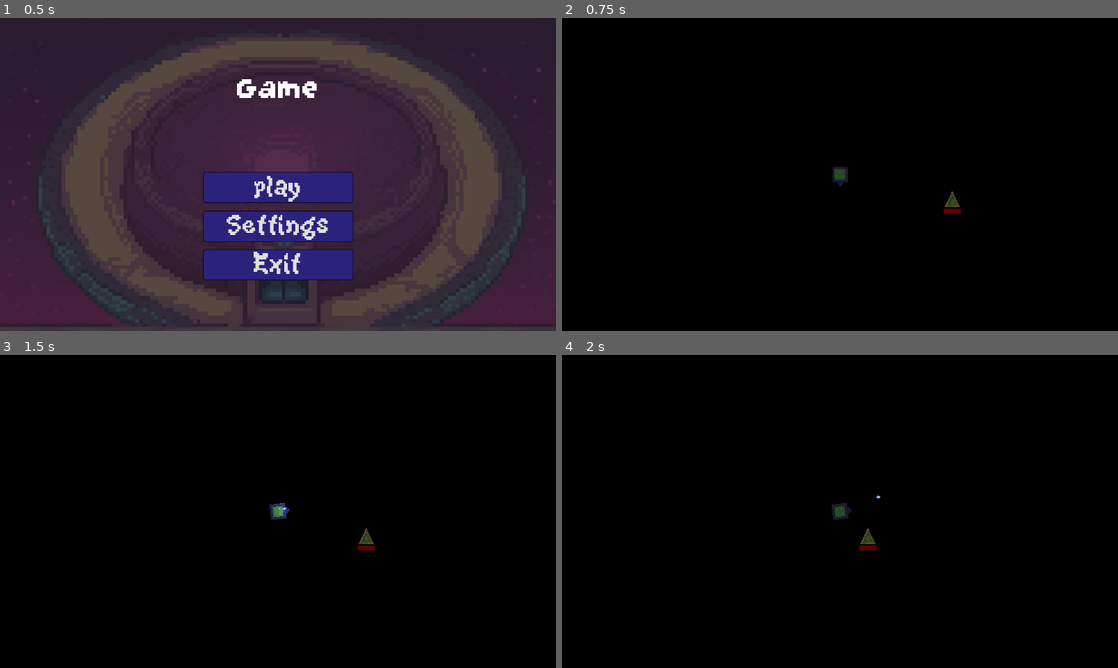
Above: before the commit, frames 1-4 (two rows, left to right).
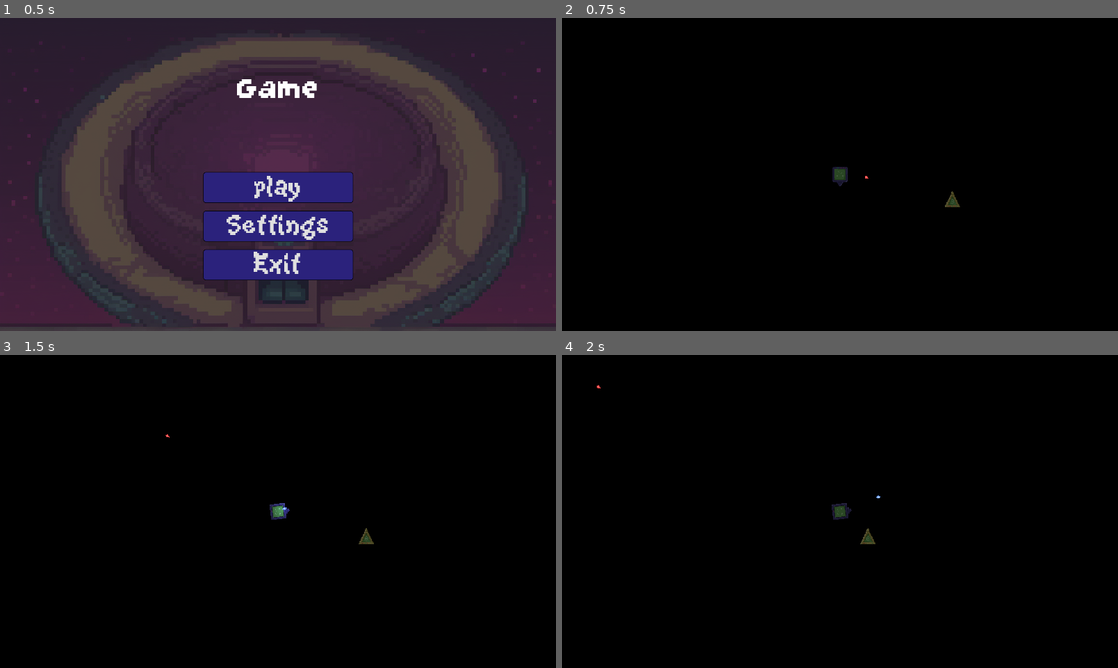
Above: after the commit, the same moments.

Repository: Buraka12/Square-Loop
Game: Godot game, scene res://scenes/main_menu.tscn
The game is run twice, just before and just after one commit, with the same random seed, the same clock (stepped at 60 frames per second) and the same inputs. The engine's default icon, where the game draws it, is replaced by a stand-in: a white triangle on a blue panel in a dark square.
Inputs (mouse positions are in pixels of both pictures, inside the frame that each line leads up to):
- Up to frame 1 (0.5 s): no input
- Up to frame 2 (0.75 s): click "play" at 0.5 s
- Up to frame 3 (1.5 s): tap Enter at 1.25 s; move the mouse to (400, 495) at 1.27 s; hold D (right) from 1.28 s (still down); click (400, 495) at 1.35 s
- Up to frame 4 (2 s): keep holding D (right)

Frame 1 is identical in both runs. In frame 2, less than 0.1% of the frame differs, in the area x 54-72%, y 50-63%; in frame 3, less than 0.1%; in frame 4, less than 0.1%, in the area x 6-57%, y 9-63%.

Commit message:
Öldürme

Diff:
--- a/project.godot
+++ b/project.godot
@@ -26,7 +26,7 @@
 
 [global_group]
 
-Enemy=""
+Entity=""
 
 [input]
 
@@ -56,6 +56,14 @@
 ]
 }
 
+[layer_names]
+
+2d_physics/layer_1="Player"
+2d_physics/layer_2="Ground"
+2d_physics/layer_3="Enemy"
+2d_physics/layer_4="PlayerBullet"
+2d_physics/layer_5="EnemyBullet"
+
 [rendering]
 
 textures/canvas_textures/default_texture_filter=0
--- a/scenes/Enemy/enemy_bullet.tscn
+++ b/scenes/Enemy/enemy_bullet.tscn
@@ -1,3 +1,49 @@
-[gd_scene format=3 uid="uid://dmm1rn6m7wwxx"]
+[gd_scene load_steps=8 format=3 uid="uid://dmm1rn6m7wwxx"]
+
+[ext_resource type="Script" path="res://scripts/bullet.gd" id="1_xvptr"]
+[ext_resource type="Texture2D" uid="uid://l4mhe5w13gxx" path="res://assets/sprites/Bullet.png" id="2_1081e"]
+[ext_resource type="PackedScene" uid="uid://dtij3gf5j2so8" path="res://scenes/Components/hit_box.tscn" id="3_7am7r"]
+
+[sub_resource type="CanvasItemMaterial" id="CanvasItemMaterial_dk2qb"]
+light_mode = 1
+
+[sub_resource type="CircleShape2D" id="CircleShape2D_brlnk"]
+radius = 4.0
+
+[sub_resource type="Gradient" id="Gradient_ho0ux"]
+colors = PackedColorArray(1, 1, 1, 1, 0, 0, 0, 1)
+
+[sub_resource type="GradientTexture2D" id="GradientTexture2D_r2vnx"]
+gradient = SubResource("Gradient_ho0ux")
+fill = 1
+fill_from = Vector2(0.5, 0.5)
+fill_to = Vector2(0.697, 0.284)
 
 [node name="EnemyBullet" type="RigidBody2D"]
+collision_layer = 16
+collision_mask = 3
+mass = 0.001
+gravity_scale = 0.0
+script = ExtResource("1_xvptr")
+
+[node name="Sprite2D" type="Sprite2D" parent="."]
+material = SubResource("CanvasItemMaterial_dk2qb")
+texture = ExtResource("2_1081e")
+region_enabled = true
+region_rect = Rect2(37, 39, 6, 9)
+
+[node name="CollisionShape2D" type="CollisionShape2D" parent="."]
+shape = SubResource("CircleShape2D_brlnk")
+
+[node name="HitBox" parent="." instance=ExtResource("3_7am7r")]
+scale = Vector2(0.8, 0.8)
+collision_layer = 16
+collision_mask = 3
+
+[node name="PointLight2D" type="PointLight2D" parent="."]
+scale = Vector2(2, 2)
+color = Color(0.854902, 0.207843, 0.207843, 1)
+energy = 1.5
+texture = SubResource("GradientTexture2D_r2vnx")
+
+[connection signal="body_entered" from="HitBox" to="." method="_on_hit_box_body_entered"]
--- a/scenes/Enemy/hexagon.tscn
+++ b/scenes/Enemy/hexagon.tscn
@@ -9,7 +9,7 @@
 [sub_resource type="CircleShape2D" id="CircleShape2D_0vgo3"]
 radius = 16.0
 
-[node name="Hexagon" type="CharacterBody2D"]
+[node name="Hexagon" type="CharacterBody2D" groups=["Entity"]]
 collision_layer = 4
 collision_mask = 2
 
@@ -20,7 +20,7 @@
 visible = false
 shape = SubResource("CircleShape2D_0vgo3")
 
-[node name="HitBox" parent="." groups=["Enemy"] instance=ExtResource("2_3qkvm")]
+[node name="HitBox" parent="." instance=ExtResource("2_3qkvm")]
 scale = Vector2(5, 5)
 collision_layer = 4
 collision_mask = 1
--- a/scenes/Enemy/pentagon.tscn
+++ b/scenes/Enemy/pentagon.tscn
@@ -8,7 +8,7 @@
 [sub_resource type="CircleShape2D" id="CircleShape2D_vyrux"]
 radius = 21.0
 
-[node name="Pentagon" type="CharacterBody2D" groups=["Enemy"]]
+[node name="Pentagon" type="CharacterBody2D" groups=["Entity"]]
 collision_layer = 4
 collision_mask = 2
 
--- a/scenes/Enemy/triangle.tscn
+++ b/scenes/Enemy/triangle.tscn
@@ -9,10 +9,7 @@
 [sub_resource type="CircleShape2D" id="CircleShape2D_so033"]
 radius = 14.0
 
-[sub_resource type="StyleBoxFlat" id="StyleBoxFlat_je3cd"]
-bg_color = Color(0.729412, 0, 0, 1)
-
-[node name="Triangle" type="CharacterBody2D" groups=["Enemy"]]
+[node name="Triangle" type="CharacterBody2D" groups=["Entity"]]
 collision_layer = 4
 collision_mask = 2
 script = ExtResource("1_7kcm5")
@@ -21,15 +18,5 @@
 texture = SubResource("CanvasTexture_0ixiy")
 
 [node name="CollisionShape2D" type="CollisionShape2D" parent="."]
-visible = false
 position = Vector2(0, 4)
 shape = SubResource("CircleShape2D_so033")
-
-[node name="HealthBar" type="ProgressBar" parent="."]
-offset_left = -18.0
-offset_top = 19.0
-offset_right = 18.0
-offset_bottom = 28.0
-theme_override_styles/fill = SubResource("StyleBoxFlat_je3cd")
-value = 100.0
-show_percentage = false
--- a/scenes/main_area.tscn
+++ b/scenes/main_area.tscn
@@ -1,8 +1,9 @@
-[gd_scene load_steps=4 format=3 uid="uid://d0gsl5rpmw5w7"]
+[gd_scene load_steps=5 format=3 uid="uid://d0gsl5rpmw5w7"]
 
 [ext_resource type="Texture2D" uid="uid://cifrq2c6wa5ro" path="res://assets/sprites/icon.svg" id="1_3hq13"]
 [ext_resource type="PackedScene" uid="uid://2whhrm0r02h1" path="res://scenes/player.tscn" id="1_sdxow"]
 [ext_resource type="PackedScene" uid="uid://dqwsgw57poqd3" path="res://scenes/Enemy/triangle.tscn" id="3_nbxkg"]
+[ext_resource type="PackedScene" uid="uid://dmm1rn6m7wwxx" path="res://scenes/Enemy/enemy_bullet.tscn" id="4_qyki1"]
 
 [node name="MainArea" type="Node2D"]
 
@@ -24,3 +25,6 @@
 
 [node name="CanvasModulate" type="CanvasModulate" parent="."]
 color = Color(0, 0, 0, 1)
+
+[node name="EnemyBullet" parent="." instance=ExtResource("4_qyki1")]
+position = Vector2(183, 127)
--- a/scenes/player.tscn
+++ b/scenes/player.tscn
@@ -9,7 +9,7 @@
 [sub_resource type="CircleShape2D" id="CircleShape2D_pqs21"]
 radius = 18.0
 
-[node name="Player" type="CharacterBody2D"]
+[node name="Player" type="CharacterBody2D" groups=["Entity"]]
 script = ExtResource("1_baftj")
 
 [node name="Sprite2D" type="Sprite2D" parent="."]
--- a/scenes/Player/player_bullet.tscn
+++ b/scenes/player_bullet.tscn
@@ -1,8 +1,8 @@
 [gd_scene load_steps=8 format=3 uid="uid://bl2vym8shwqe6"]
 
-[ext_resource type="Script" path="res://scripts/Player/player_bullet.gd" id="1_dt5ga"]
-[ext_resource type="Texture2D" uid="uid://l4mhe5w13gxx" path="res://assets/sprites/Bullet.png" id="1_v5jwa"]
-[ext_resource type="PackedScene" uid="uid://dtij3gf5j2so8" path="res://scenes/Components/hit_box.tscn" id="2_o06sg"]
+[ext_resource type="Script" path="res://scripts/bullet.gd" id="1_revtg"]
+[ext_resource type="Texture2D" uid="uid://l4mhe5w13gxx" path="res://assets/sprites/Bullet.png" id="2_y638q"]
+[ext_resource type="PackedScene" uid="uid://dtij3gf5j2so8" path="res://scenes/Components/hit_box.tscn" id="3_ug47r"]
 
 [sub_resource type="CanvasItemMaterial" id="CanvasItemMaterial_yhh4a"]
 light_mode = 1
@@ -24,20 +24,18 @@
 collision_mask = 6
 mass = 0.001
 gravity_scale = 0.0
-script = ExtResource("1_dt5ga")
+script = ExtResource("1_revtg")
 
 [node name="Sprite2D" type="Sprite2D" parent="."]
 material = SubResource("CanvasItemMaterial_yhh4a")
-texture = ExtResource("1_v5jwa")
+texture = ExtResource("2_y638q")
 region_enabled = true
 region_rect = Rect2(21, 39, 6, 9)
 
 [node name="CollisionShape2D" type="CollisionShape2D" parent="."]
-visible = false
 shape = SubResource("CircleShape2D_mhs4o")
 
-[node name="HitBox" parent="." instance=ExtResource("2_o06sg")]
-visible = false
+[node name="HitBox" parent="." instance=ExtResource("3_ug47r")]
 
 [node name="PointLight2D" type="PointLight2D" parent="."]
 scale = Vector2(2, 2)
--- a/scripts/Enemy/triangle.gd
+++ b/scripts/Enemy/triangle.gd
@@ -2,14 +2,7 @@
 
 
 var health : float = 100
-@onready var health_bar: ProgressBar = $HealthBar
 const SPEED = 300.0
-
-
-func _physics_process(delta: float) -> void:
-	if health <= 0:
-		die()
-	health_bar.value = health
 
 func die():
 	queue_free()
--- a/scripts/Player/player_bullet.gd
+++ b/scripts/bullet.gd
@@ -10,6 +10,6 @@
 
 
 func _on_hit_box_body_entered(body: Node2D) -> void:
-	if body.is_in_group("Enemy"):
-		body.health -= 50
+	if body.is_in_group("Entity"):
+		body.die()
 	queue_free()
--- a/scripts/character_body_2d.gd
+++ b/scripts/character_body_2d.gd
@@ -2,7 +2,7 @@
 
 
 const SPEED = 250.0
-var bulletscene : PackedScene = preload("res://scenes/Player/player_bullet.tscn")
+var bulletscene : PackedScene = preload("res://scenes/player_bullet.tscn")
 
 func _physics_process(delta: float) -> void:
 
@@ -33,3 +33,6 @@
 	bullet.global_position = global_position
 	bullet.pos = mouse_pos
 	$"..".add_child(bullet)
+
+func game_over():
+	queue_free()
Not shown: 1 places in scenes/Enemy/triangle.tscn that only renumber resources
